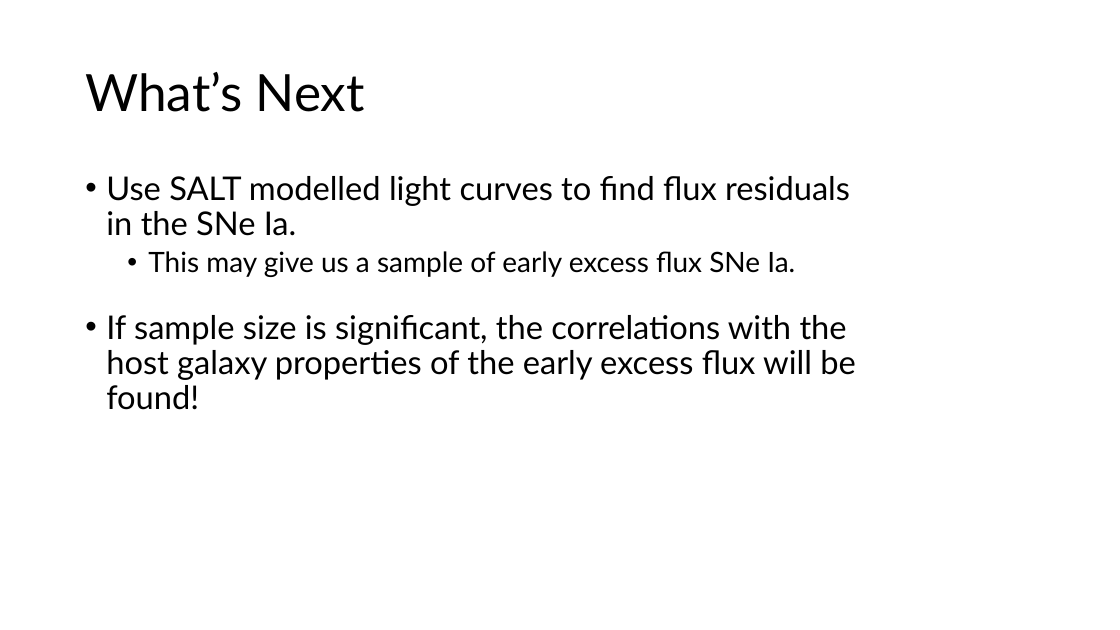
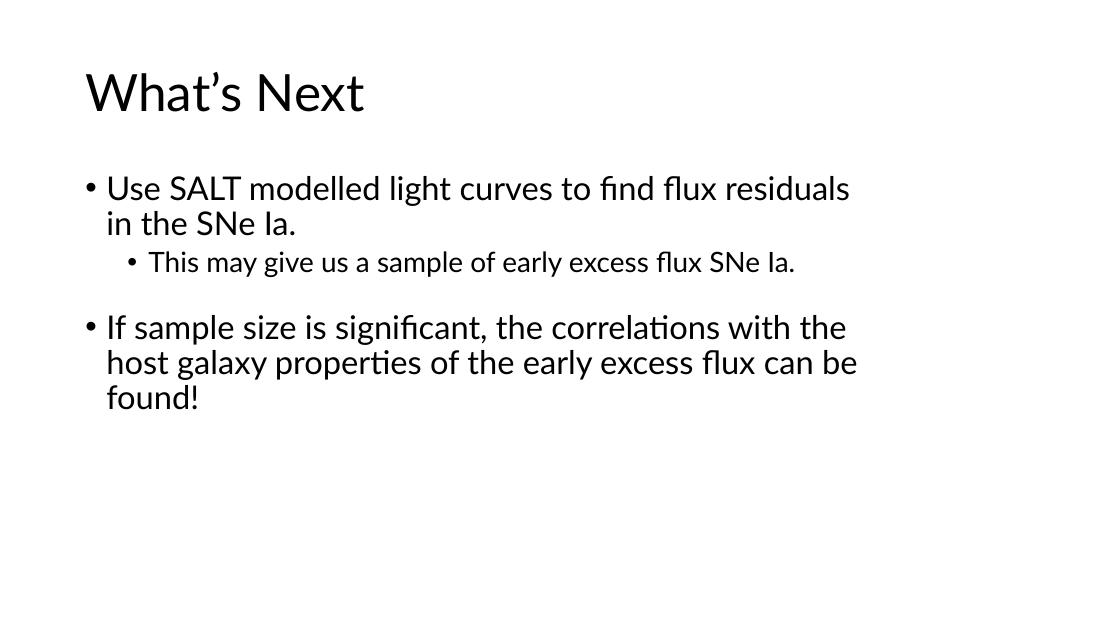
Before and after one commit to Webd0g/Honours_Project, a slide deck: slide 9 of Oral_presentation/Oral_Presentation.pptx. Drawn at 1120x630 pixels with LibreOffice and Linux fonts; fonts in the diff are those of the drawing; background and template pictures are left out. Boxes give left, top, right and bottom in pixels: in the first picture for what was removed or moved away, otherwise in the second. Text is boxed around its words. In the diff, an @@ line names an element or a change of style, - is before the commit and + after.

```diff
--- a/Oral_presentation/Oral_Presentation.pptx
+++ b/Oral_presentation/Oral_Presentation.pptx
@@ text at bbox=[106, 315, 858, 410]: text changed @@
-• If sample size is significant, the correlations with the host galaxy properties of the early excess flux will be found!
+• If sample size is significant, the correlations with the host galaxy properties of the early excess flux can be found!
```
Also in this commit, not shown: 2 other slides changed, 6 other files.
